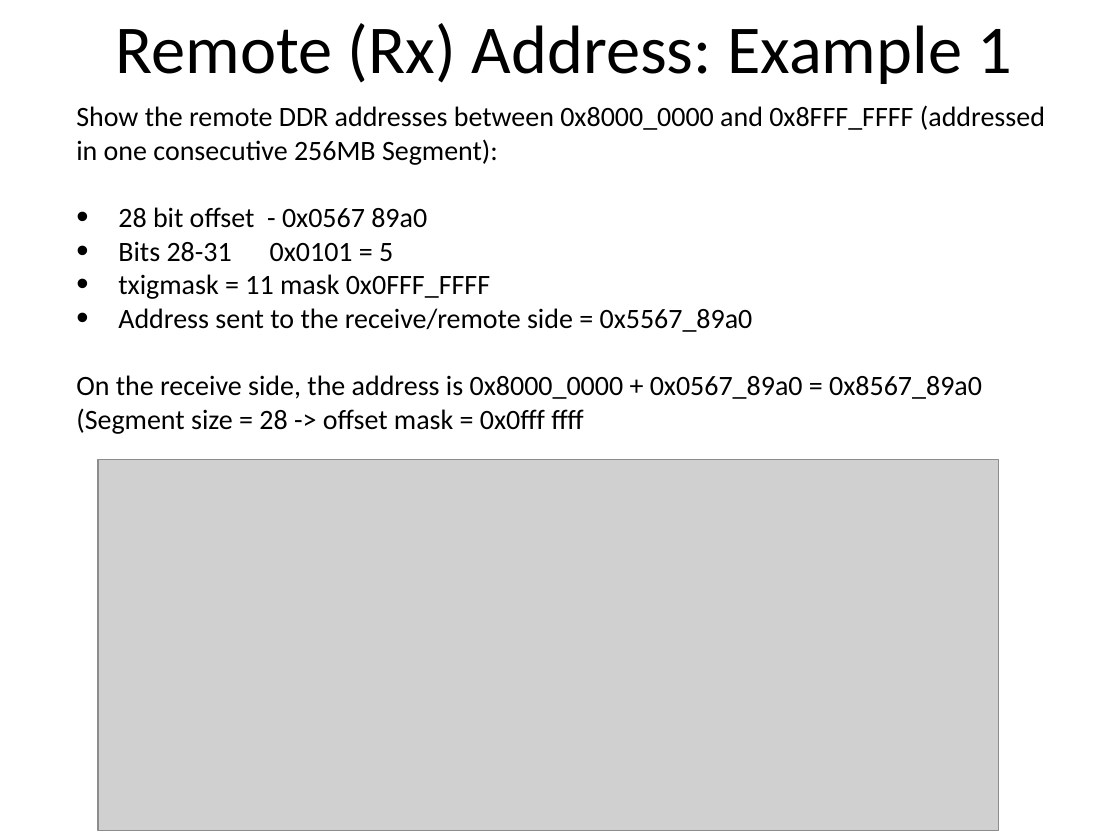
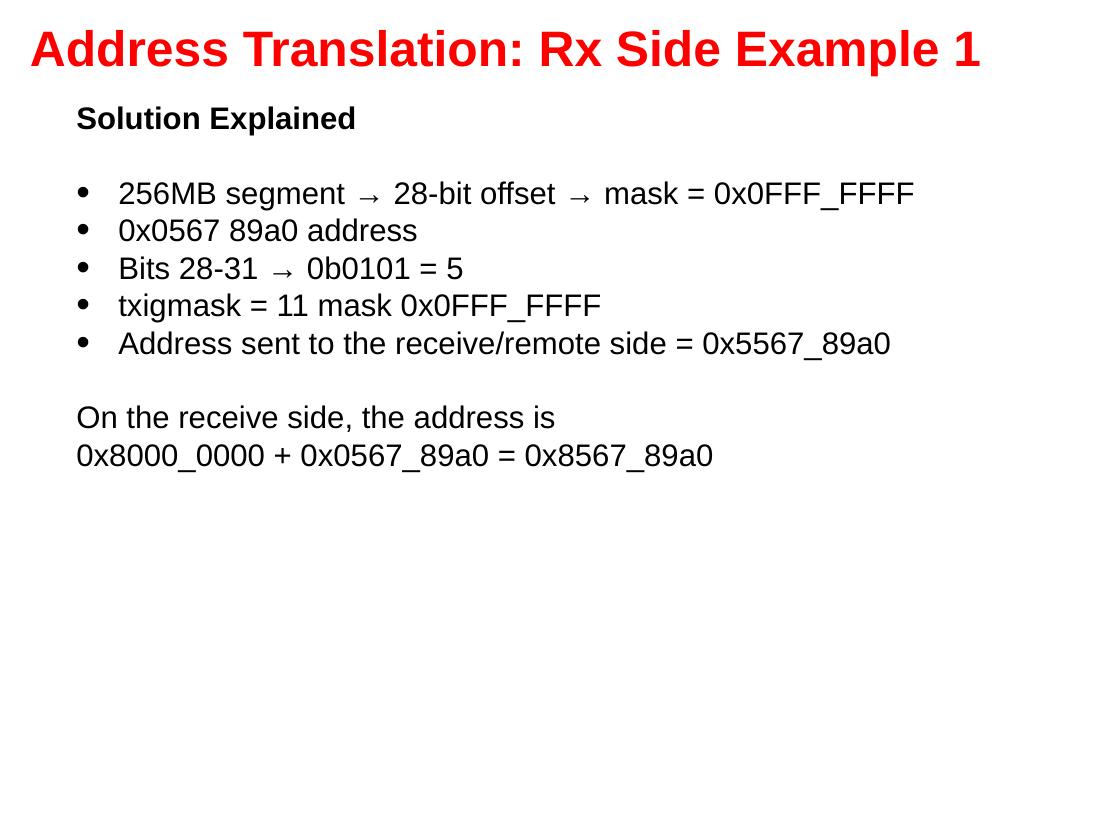
Before and after one commit to hari1989/keystone-workshop, a slide deck: slide 60 of slides/Intro to Hyperlink.pptx (slide 32 before the commit). Drawn at 1120x840 pixels with LibreOffice and Linux fonts; fonts in the diff are those of the drawing; grey boxes stand for pictures; background and template pictures are left out. Boxes give left, top, right and bottom in pixels: in the first picture for what was removed or moved away, otherwise in the second. Text is boxed around its words. In the diff, an @@ line names an element or a change of style, - is before the commit and + after.

```diff
--- a/slides/Intro to Hyperlink.pptx
+++ b/slides/Intro to Hyperlink.pptx
@@ text "Address Translation: Rx Side Example ..." at (30,30,981,77): vertical alignment top to middle @@
@@ text at (30,30,981,77): text changed; size 44 to 32 pt; font Calibri to Arial; text colour #000000 to #FF0000; bold on @@
-Remote (Rx) Address: Example 1
+Address Translation: Rx Side Example 1
@@ text at (76,106,915,280): text changed; size 18 to 20 pt; font Calibri to Arial @@
-Show the remote DDR addresses between 0x8000_0000 and 0x8FFF_FFFF (addressed in one consecutive 256MB Segment):
-    • 28 bit offset - 0x0567 89a0
-    • Bits 28-31 0x0101 = 5
+Solution Explained
+    • 256MB segment → 28-bit offset → mask = 0x0FFF_FFFF
+    • 0x0567 89a0 address
+    • Bits 28-31 → 0b0101 = 5
@@ text at (118,293,891,360): size 18 to 20 pt, font Calibri to Arial in "txigmask = 11 mask 0x0FFF_FFFF", "Address sent to the receive/remote side = ..." @@
@@ text at (76,405,714,472): text changed; size 18 to 20 pt; font Calibri to Arial @@
-On the receive side, the address is 0x8000_0000 + 0x0567_89a0 = 0x8567_89a0
-(Segment size = 28 -> offset mask = 0x0fff ffff
+On the receive side, the address is
+0x8000_0000 + 0x0567_89a0 = 0x8567_89a0
@@ picture removed at (99,460,999,831) @@
```
Also in this commit, not shown: 23 other slides changed, 40 slides added, 23 slides removed, 1 other file.
